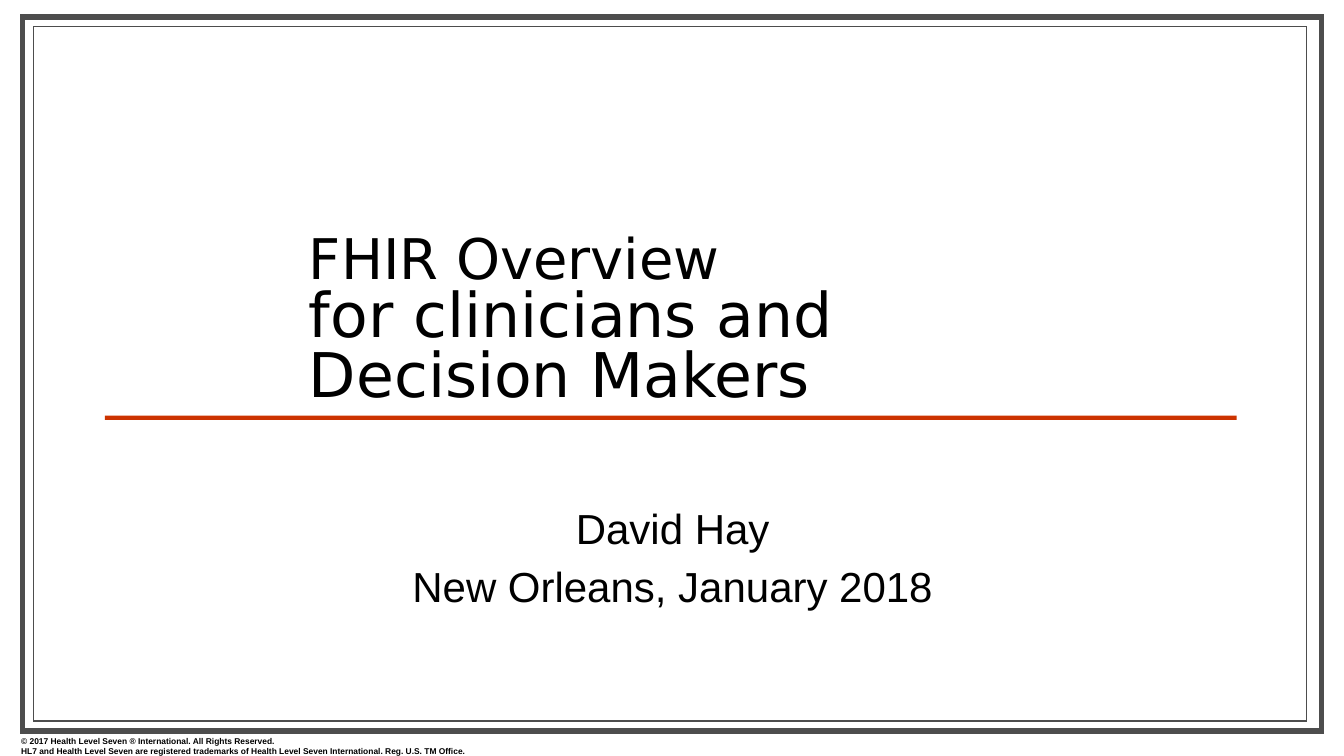
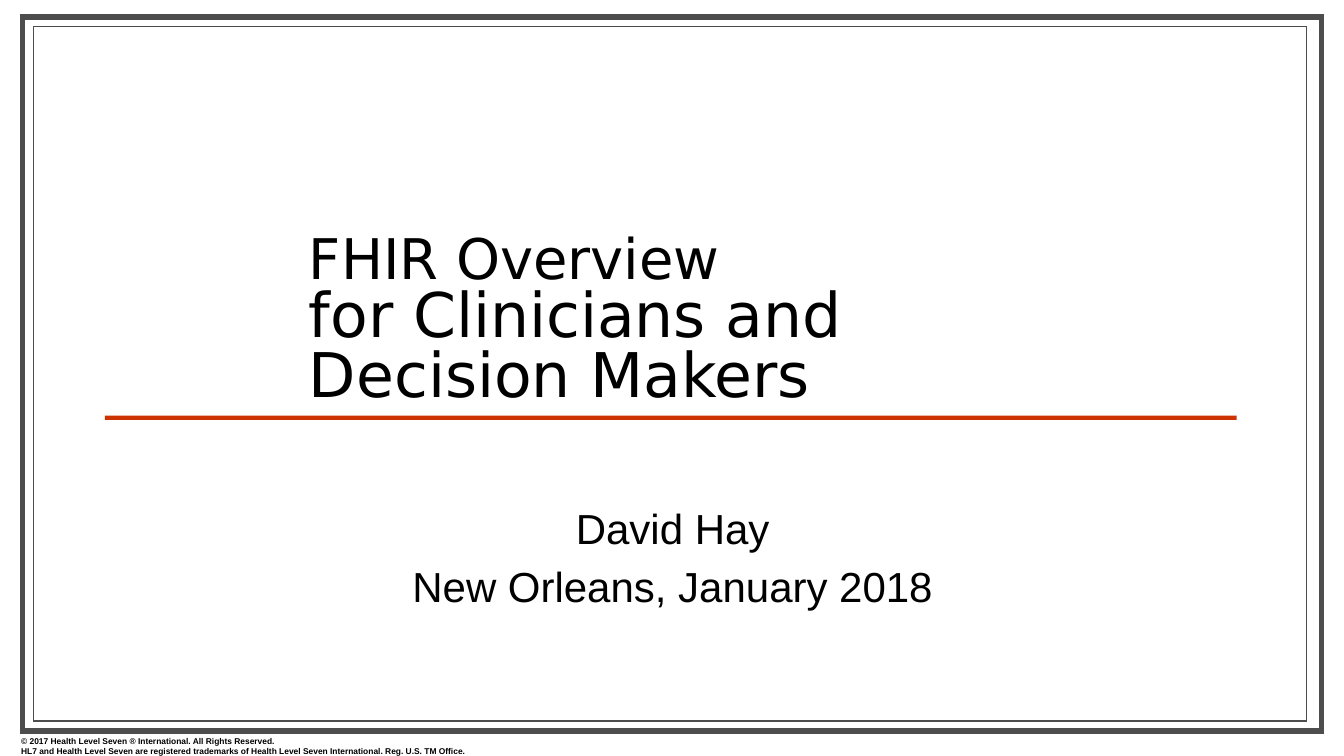
Before and after one commit to FHIR/documents, a slide deck: slide 1 of presentations/2018-01 Tutorials/Jan2018_FHIR for Clinicians.pptx. Drawn at 1344x756 pixels with LibreOffice and Linux fonts; fonts in the diff are those of the drawing; background and template pictures are left out. Boxes give left, top, right and bottom in pixels: in the first picture for what was removed or moved away, otherwise in the second. Text is boxed around its words. In the diff, an @@ line names an element or a change of style, - is before the commit and + after.

Commit message:
Update to clinicians preso

```diff
--- a/presentations/2018-01 Tutorials/Jan2018_FHIR for Clinicians.pptx
+++ b/presentations/2018-01 Tutorials/Jan2018_FHIR for Clinicians.pptx
@@ title at [309,236,842,398]: text changed @@
-FHIR Overview
-for clinicians and Decision Makers
+FHIR Overview
+for Clinicians and Decision Makers
```
Also in this commit, not shown: 9 other slides changed, 3 slides added, 3 slides removed.
